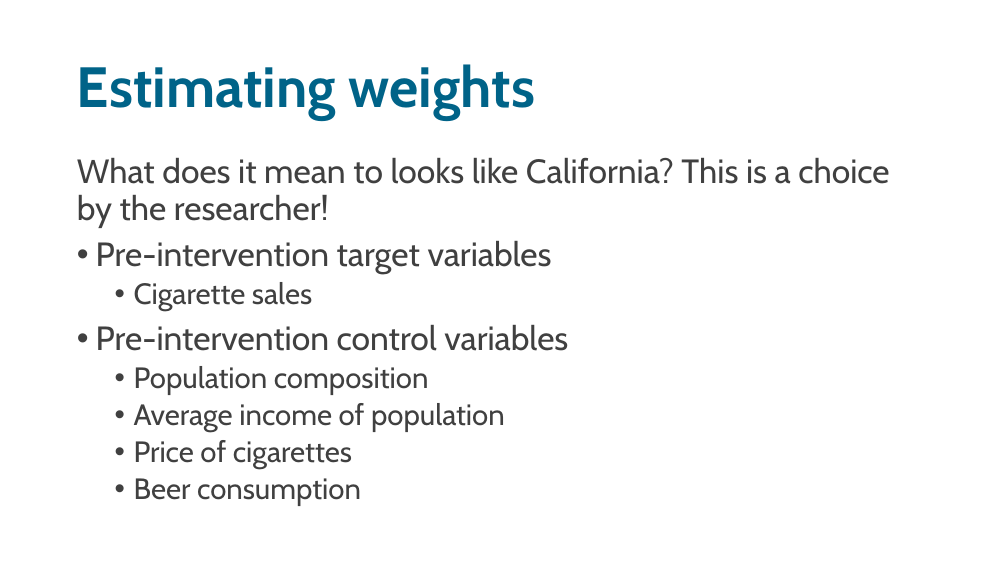
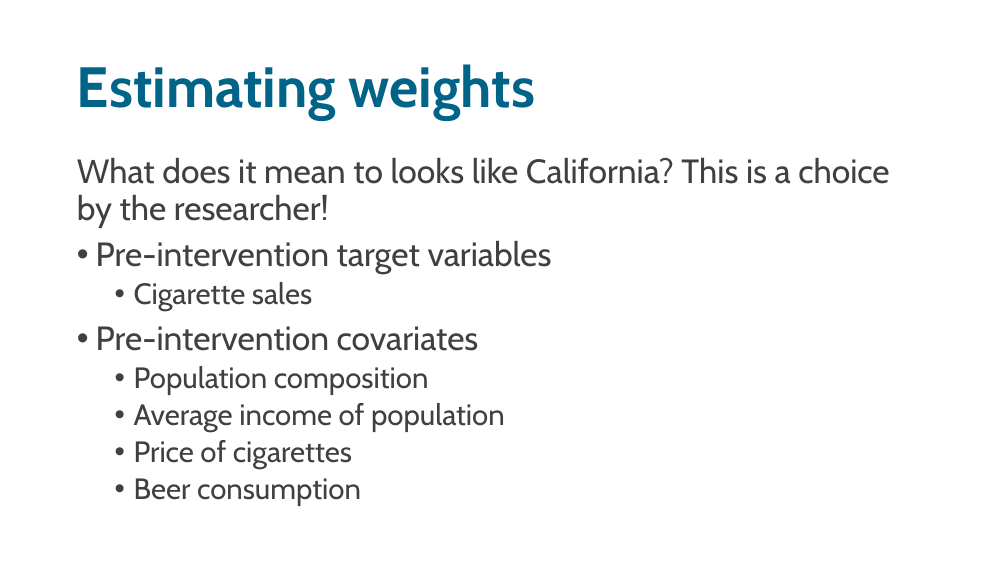
Before and after one commit to sodascience/workshop_causal_impact_assessment, a slide deck: slide 16 of lectures/03_synthetic_control/synthetic_control.pptx (slide 17 before the commit). Drawn at 1008x567 pixels with LibreOffice and Linux fonts; fonts in the diff are those of the drawing. Boxes give left, top, right and bottom in pixels: in the first picture for what was removed or moved away, otherwise in the second. Text is boxed around its words. In the diff, an @@ line names an element or a change of style, - is before the commit and + after.

Commit message:
Add synthetic control pdf

```diff
--- a/lectures/03_synthetic_control/synthetic_control.pptx
+++ b/lectures/03_synthetic_control/synthetic_control.pptx
@@ text at <box>96,326,479,351</box>: text changed @@
-• Pre-intervention control variables
+• Pre-intervention covariates
```
Also in this commit, not shown: 2 other slides changed, 1 slide added, 1 slide removed, 1 other file.
